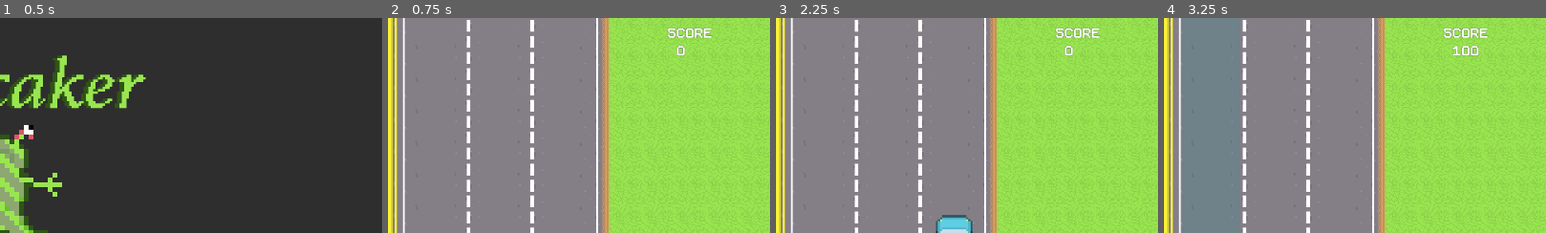
Above: before the commit, frames 1-4 (left to right).
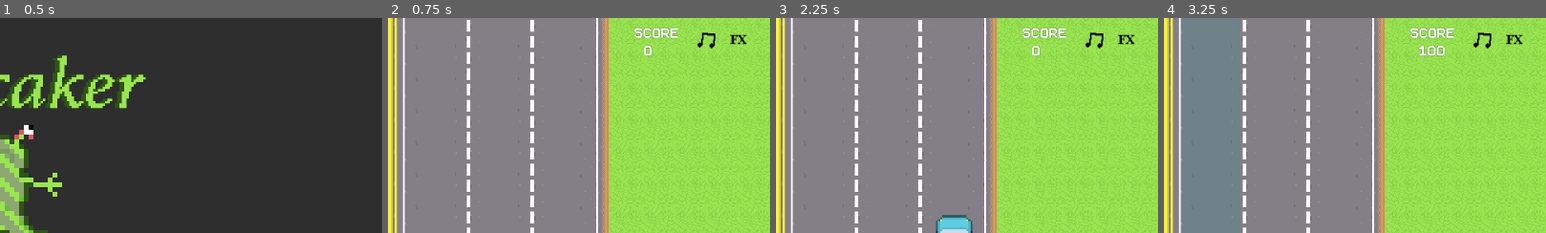
Above: after the commit, the same moments.

Repository: lewis785/gmtk-game-jam-2023
Game: Godot game, scene res://scenes/ui/StartScreen.tscn
The game is run twice, just before and just after one commit, with the same random seed, the same clock (stepped at 60 frames per second) and the same inputs. Sound files missing from this copy of the repository are replaced by a short silence.
Inputs (mouse positions are % of the whole screen's width and height, from its top left):
- Up to frame 1 (0.5 s): no input
- Up to frame 2 (0.75 s): click "Start" at 0.5 s
- Up to frame 3 (2.25 s): tap Enter at 1.25 s; move the mouse to (72, 45) at 1.27 s; click (72, 45) at 1.42 s; move the mouse to (30, 55) at 2.02 s; click (30, 55) at 2.17 s
- Up to frame 4 (3.25 s): move the mouse to (60, 28) at 2.77 s; click (60, 28) at 2.92 s
The pictures show only the part of the screen within x 50-100%, y 0-50%; the shares and areas given below are measured in that part.

Frame 1 is identical in both runs. In frame 2, 1.2% of the frame differs, in the area x 64-94%, y 4-18%; in frame 3, 1.2%; in frame 4, 1.5%.

Commit message:
ADD music and fx muting options

Diff:
--- a/scenes/camera/Camera.tscn
+++ b/scenes/camera/Camera.tscn
@@ -1,9 +1,12 @@
-[gd_scene load_steps=9 format=3 uid="uid://ducgpyhu2ta5y"]
+[gd_scene load_steps=12 format=3 uid="uid://ducgpyhu2ta5y"]
 
 [ext_resource type="Script" path="res://scenes/camera/Camera.gd" id="1_vhv56"]
 [ext_resource type="Script" path="res://scenes/camera/HUD.gd" id="2_8s8hg"]
 [ext_resource type="PackedScene" uid="uid://crhvt7f3ake6g" path="res://scenes/components/TimerComponent.tscn" id="3_i6a5x"]
+[ext_resource type="PackedScene" uid="uid://bc4qpsxnwv5qt" path="res://scenes/components/ConfigComponent.tscn" id="3_rehrw"]
 [ext_resource type="FontFile" uid="uid://d0jrm5b22wpwa" path="res://assets/fonts/Pixeboy-z8XGD.ttf" id="3_w4eob"]
+[ext_resource type="Texture2D" uid="uid://cs85ynb54hi5f" path="res://assets/ui/Sound_On.png" id="4_tf7f1"]
+[ext_resource type="Texture2D" uid="uid://bsxh0u7jbf576" path="res://assets/ui/FX_On.png" id="6_dpccf"]
 
 [sub_resource type="LabelSettings" id="LabelSettings_awp2q"]
 font = ExtResource("3_w4eob")
@@ -34,20 +37,25 @@
 limit_top = 0
 script = ExtResource("1_vhv56")
 
-[node name="CanvasLayer" type="CanvasLayer" parent="." node_paths=PackedStringArray("camera", "tc")]
+[node name="CanvasLayer" type="CanvasLayer" parent="." node_paths=PackedStringArray("camera", "tc", "config")]
 script = ExtResource("2_8s8hg")
 camera = NodePath("..")
 tc = NodePath("../TimerComponent")
+config = NodePath("ConfigComponet")
+
+[node name="ConfigComponet" parent="CanvasLayer" instance=ExtResource("3_rehrw")]
 
 [node name="ScoreLabel" type="Label" parent="CanvasLayer"]
 texture_filter = 1
 anchors_preset = 15
 anchor_right = 1.0
 anchor_bottom = 1.0
-offset_left = 1123.0
+offset_left = 1068.0
 offset_top = 46.0
-offset_right = -117.0
+offset_right = -172.0
 offset_bottom = -648.0
+grow_horizontal = 2
+grow_vertical = 2
 text = "0"
 label_settings = SubResource("LabelSettings_awp2q")
 
@@ -67,9 +75,9 @@
 
 [node name="ScoreTextLabel" type="Label" parent="CanvasLayer"]
 texture_filter = 1
-offset_left = 1108.0
+offset_left = 1052.0
 offset_top = 16.0
-offset_right = 1209.0
+offset_right = 1153.0
 offset_bottom = 64.0
 text = "SCORE"
 label_settings = SubResource("LabelSettings_ai56b")
@@ -84,6 +92,22 @@
 "
 label_settings = SubResource("LabelSettings_522ud")
 
+[node name="MusicToggle" type="TextureRect" parent="CanvasLayer"]
+offset_left = 1156.0
+offset_top = 16.0
+offset_right = 1196.0
+offset_bottom = 56.0
+texture = ExtResource("4_tf7f1")
+
+[node name="FxToggle" type="TextureRect" parent="CanvasLayer"]
+offset_left = 1207.0
+offset_top = 16.0
+offset_right = 1247.0
+offset_bottom = 56.0
+texture = ExtResource("6_dpccf")
+
 [node name="TimerComponent" parent="." instance=ExtResource("3_i6a5x")]
 
+[connection signal="gui_input" from="CanvasLayer/MusicToggle" to="CanvasLayer" method="_on_music_toggle_gui_input"]
+[connection signal="gui_input" from="CanvasLayer/FxToggle" to="CanvasLayer" method="_on_fx_toggle_gui_input"]
 [connection signal="timeout" from="TimerComponent" to="CanvasLayer" method="_on_timer_component_timeout"]
--- a/scenes/camera/HUD.gd
+++ b/scenes/camera/HUD.gd
@@ -2,12 +2,15 @@
 
 @export var camera: Camera2D
 @export var tc: TimerComponent
+@export var config: ConfigComponent
 #@export var score: ScoreComponent
 var score = 0
 
 var signal_bus
 var score_label: Label
 var time_label: Label
+var music_muted: bool
+var fx_muted: bool
 
 # Called when the node enters the scene tree for the first time.
 func _ready():
@@ -15,6 +18,11 @@
 	signal_bus.connect('score_update', update_score)
 	score_label = $ScoreLabel
 	time_label  = $TimeLabel
+
+	music_muted = config.load_value("sound", "music_muted", false)
+	fx_muted = config.load_value("sound", "fx_muted", false)
+	set_music_muted(music_muted)
+	set_fx_muted(fx_muted)
 
 # Called every frame. 'delta' is the elapsed time since the previous frame.
 func _process(delta):
@@ -36,6 +44,32 @@
 	var seconds = "%02d" % (time%60)
 	return minutes + ":" + seconds
 
-
 func _on_timer_component_timeout():
 	time_label.text = "00:00"
+
+func is_left_click(event):
+	if (!event is InputEventMouseButton || !event.pressed):
+		return false
+	return event.button_index == MOUSE_BUTTON_LEFT
+
+func set_music_muted(is_muted):
+	var asset_name = "Sound_Off" if music_muted else "Sound_On"
+	$MusicToggle.texture = load("res://assets/ui/"+ asset_name + ".png")
+	config.save_value("sound", "music_muted", music_muted)
+	AudioServer.set_bus_mute(2, music_muted)
+
+func set_fx_muted(is_muted):
+	var asset_name = "FX_Off" if fx_muted else "FX_On"
+	$FxToggle.texture = load("res://assets/ui/"+ asset_name + ".png")
+	config.save_value("sound", "fx_muted", fx_muted)
+	AudioServer.set_bus_mute(1, fx_muted)
+
+func _on_music_toggle_gui_input(event):
+	if is_left_click(event):
+		music_muted = !music_muted
+		set_music_muted(music_muted)
+
+func _on_fx_toggle_gui_input(event):
+	if is_left_click(event):
+		fx_muted = !fx_muted
+		set_fx_muted(fx_muted)
--- a/scenes/components/ScoreMainComponent.tscn
+++ b/scenes/components/ScoreMainComponent.tscn
@@ -9,6 +9,8 @@
 
 [node name="IncreaseAudioStreamPlayer" type="AudioStreamPlayer" parent="."]
 stream = ExtResource("2_6yl66")
+bus = &"FX"
 
 [node name="DecreaseAudioStreamPlayer" type="AudioStreamPlayer" parent="."]
 stream = ExtResource("3_jauly")
+bus = &"FX"
--- a/scenes/person/Frog.tscn
+++ b/scenes/person/Frog.tscn
@@ -121,6 +121,7 @@
 [node name="CollisionAudioPlayer" type="AudioStreamPlayer2D" parent="."]
 stream = ExtResource("6_vea8u")
 volume_db = -2.81
+bus = &"FX"
 
 [connection signal="area_entered" from="CollisionComponent" to="PersonCollision" method="_on_collision_component_area_entered"]
 [connection signal="area_exited" from="CollisionComponent" to="PersonCollision" method="_on_collision_component_area_exited"]
--- a/scenes/person/Person.tscn
+++ b/scenes/person/Person.tscn
@@ -121,7 +121,7 @@
 [node name="CollisionAudioPlayer" type="AudioStreamPlayer2D" parent="."]
 stream = ExtResource("6_tll5x")
 volume_db = -2.81
-
+bus = &"FX"
 [node name="NearMissArea" type="Area2D" parent="."]
 
 [node name="CollisionShape2D" type="CollisionShape2D" parent="NearMissArea"]
--- a/scenes/truck/Truck.tscn
+++ b/scenes/truck/Truck.tscn
@@ -25,3 +25,4 @@
 stream = ExtResource("3_c8gns")
 volume_db = -11.586
 autoplay = true
+bus = &"FX"
--- a/scenes/world.tscn
+++ b/scenes/world.tscn
@@ -64,6 +64,7 @@
 [node name="AudioStreamPlayer" type="AudioStreamPlayer" parent="."]
 stream = ExtResource("9_iy1ph")
 autoplay = true
+bus = &"Music"
 
 [node name="CrosserSpawnManager" parent="." instance=ExtResource("8_tmdw8")]
 base_increase_amount = 0.1
